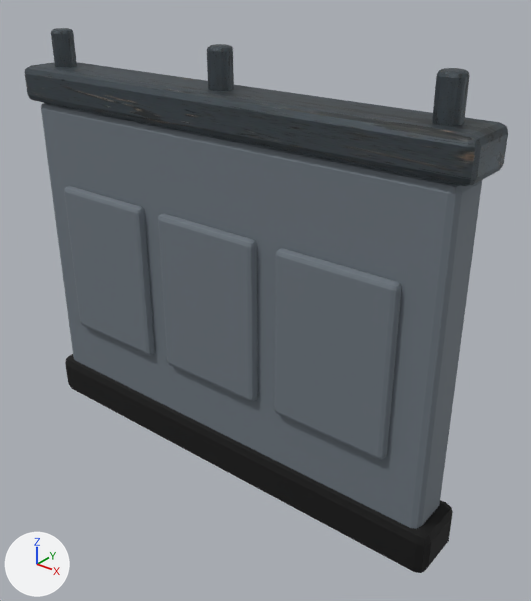
An edit to the glTF model assets/world/aetherfall/models/wall_section.glb, drawn before and after from the same camera.
One viewpoint serves both versions: a 50 mm lens placed at (3.7, -4.09, 2.45), pointed at (0.31, 0.14, -0.17). Every picture has the same lights, and +X, +Y and +Z are marked at lower left. The older version comes first. Where no turn or scale is listed for an object, it has been applied to the vertices.

Script lines for the objects in view, before the commit:
```python
mat_composite = principled_material('Composite')
mat_composite.base_color = (0.16, 0.19, 0.22)  # grey #6f7981
mat_composite.metallic = 0.1
mat_composite.roughness = 0.7
me_cube_033 = bpy.data.meshes.new('Cube.033')
me_cube_033.from_pydata(...)  # 56 vertices, 108 faces; spans x -2.0..2.0, y -0.2..0.2, z -1.5..1.5
me_cube_033.materials.append(mat_composite)  # grey #6f7981
me_cube_034 = bpy.data.meshes.new('Cube.034')
me_cube_034.from_pydata(...)  # 56 vertices, 108 faces; spans x -2.1..2.1, y -0.25..0.25, z -0.2..0.2
me_cube_034.materials.append(mat_concrete)  # picture img_aether_concrete
me_cube_036 = bpy.data.meshes.new('Cube.036')
me_cube_036.from_pydata(...)  # 56 vertices, 108 faces; spans x -0.5..0.5, y -0.05..0.05, z -0.7..0.7
me_cube_036.materials.append(mat_composite)  # grey #6f7981
me_cube_037 = bpy.data.meshes.new('Cube.037')
me_cube_037.from_pydata(...)  # 56 vertices, 108 faces; spans x -0.5..0.5, y -0.05..0.05, z -0.7..0.7
me_cube_037.materials.append(mat_composite)  # grey #6f7981
me_cube_038 = bpy.data.meshes.new('Cube.038')
me_cube_038.from_pydata(...)  # 56 vertices, 108 faces; spans x -0.5..0.5, y -0.05..0.05, z -0.7..0.7
me_cube_038.materials.append(mat_composite)  # grey #6f7981
ob_wallbase = bpy.data.objects.new('WallBase', me_cube_034)
ob_wallbase.location = (0.0, 0.01, -1.6)
ob_wallbody = bpy.data.objects.new('WallBody', me_cube_033)
ob_wallbody.location = (0.0, 0.01, -0.3)
ob_wallpanel0 = bpy.data.objects.new('WallPanel0', me_cube_036)
ob_wallpanel0.location = (-1.2, -0.21, -0.2)
ob_wallpanel1 = bpy.data.objects.new('WallPanel1', me_cube_037)
ob_wallpanel1.location = (0.0, -0.21, -0.2)
ob_wallpanel2 = bpy.data.objects.new('WallPanel2', me_cube_038)
ob_wallpanel2.location = (1.2, -0.21, -0.2)
# also in view: 'WallBolt1' at (0.0, 0.01, 1.6); 'WallBolt0' at (-1.8, 0.01, 1.6); 'WallCap' at (0.0, 0.01, 1.35); 'WallBolt2' at (1.8, 0.01, 1.6)
```
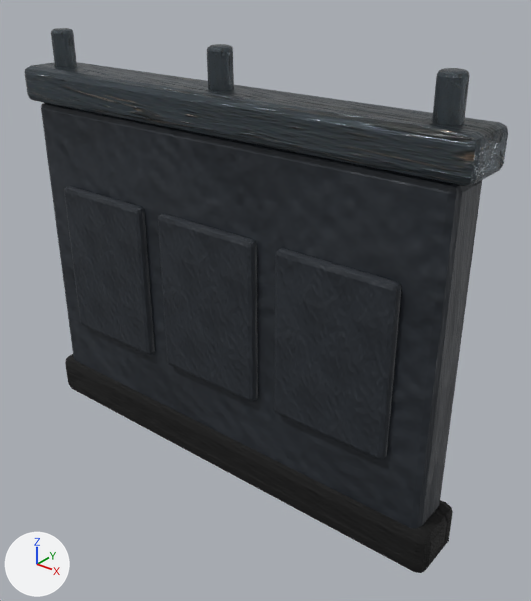
Edits to the bpy script that builds the scene:
```text
Add img_aether_composite:
    img_aether_composite = load_image('aether_composite', '_unpacked/aether_composite', 512, 512, 'sRGB')
Add img_aether_composite_orm:
    img_aether_composite_orm = load_image('aether_composite_orm', '_unpacked/aether_composite_orm', 256, 256, 'Non-Color')
Add img_aether_composite_normal:
    img_aether_composite_normal = load_image('aether_composite_normal', '_unpacked/aether_composite_normal', 256, 256, 'Non-Color')
Change mat_composite:
    remove # nodes: BsdfPrincipled, OutputMaterial
    remove # colours: grey #6f7981
    nodes: BsdfPrincipled, NormalMap, OutputMaterial, SeparateColor, TexImage x3
    uses the picture img_aether_composite
    uses the picture img_aether_composite_normal
    uses the picture img_aether_composite_orm
```

Where the change shows, as pixel boxes [x1, y1, x2, y2] in the pictures (531 x 601 px):
'WallBody', surface changed (grey to black): [41, 103, 482, 528] in both
'WallPanel2', surface changed (grey to black): [274, 248, 402, 460] in both
'WallPanel1', surface changed (grey to black): [158, 214, 258, 401] in both
'WallPanel0', surface changed (grey to black): [64, 186, 155, 355] in both
